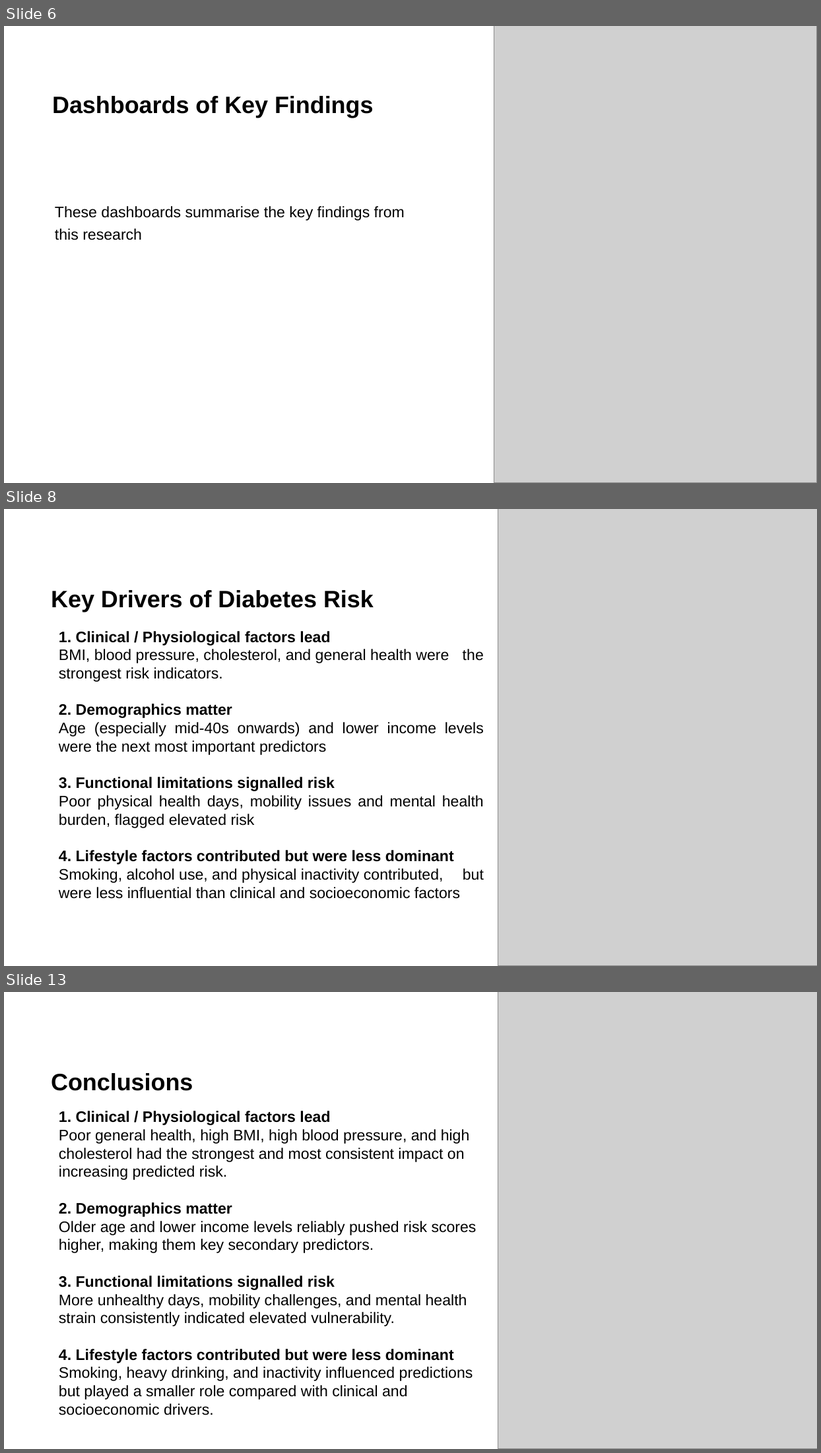
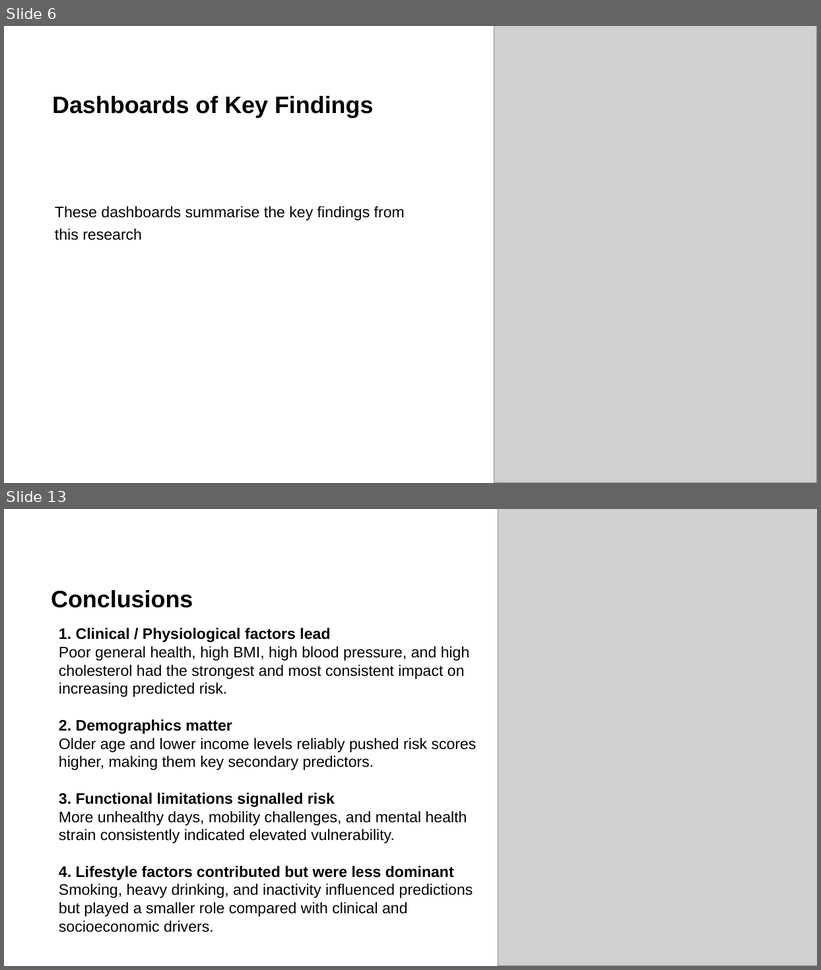
Before and after one commit to teresamcgarry/diabetes, a slide deck: presentation/diabetes_presentation.pptx. Shown one above the other, each under a label of ours: slides 6, 8 and 13 before the commit, slides 6 and 13 after it; the slides between them are not shown. The pictures are 821x1453 and 821x970 pixels, drawn with LibreOffice and Linux fonts; fonts in the diff are those of the drawing; grey boxes stand for pictures; background and template pictures are left out. Boxes give left, top, right and bottom in pixels: in the first picture for what was removed or moved away, otherwise in the second. Text is boxed around its words. In the diff, an @@ line names an element or a change of style, - is before the commit and + after.

Commit message:
Diabetes PowerPoint presentation

```diff
--- a/presentation/diabetes_presentation.pptx
+++ b/presentation/diabetes_presentation.pptx
@@ slide 8 removed at bbox=[4, 509, 817, 966], background picture (left out) @@
@@ picture removed at bbox=[498, 509, 817, 966] @@
@@ title removed at bbox=[51, 590, 374, 612] @@
-Key Drivers of Diabetes Risk
@@ text removed at bbox=[59, 631, 484, 899] @@
-1. Clinical / Physiological factors lead
-BMI, blood pressure, cholesterol, and general health were the strongest risk indicators.
-2. Demographics matter
-Age (especially mid-40s onwards) and lower income levels were the next most important predictors
-3. Functional limitations signalled risk
-Poor physical health days, mobility issues and mental health burden, flagged elevated risk
-4. Lifestyle factors contributed but were less dominant
-Smoking, alcohol use, and physical inactivity contributed, but were less influential than clinical and socioeconomic factors
```
Also in this commit, not shown: 2 slides changed, 1 slide added.
